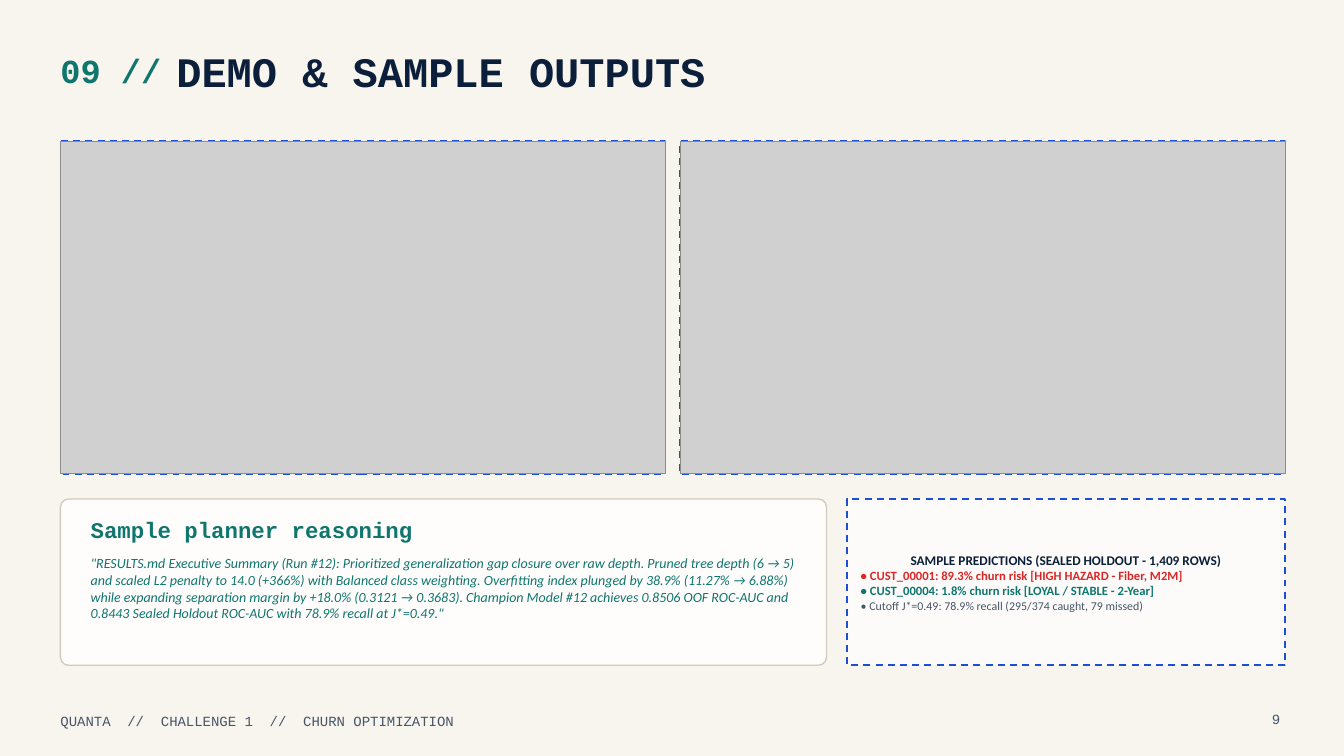
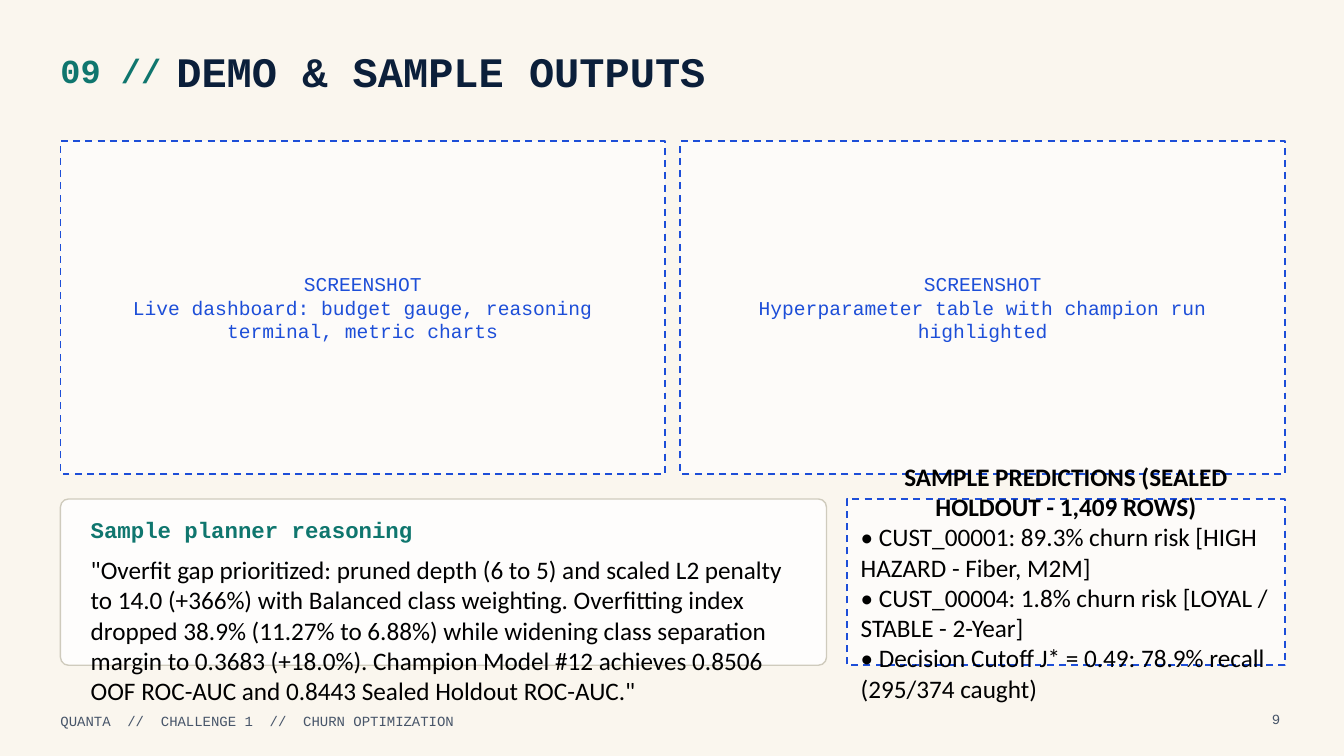
Before and after one commit to uday0214/IOTAxEngimaHackathon, a slide deck: slide 9 of ppt/QUANTA_PPT_CREAM.pptx. Drawn at 1344x756 pixels with LibreOffice and Linux fonts; fonts in the diff are those of the drawing; grey boxes stand for pictures; background and template pictures are left out. Boxes give left, top, right and bottom in pixels: in the first picture for what was removed or moved away, otherwise in the second. Text is boxed around its words. In the diff, an @@ line names an element or a change of style, - is before the commit and + after.

```diff
--- a/ppt/QUANTA_PPT_CREAM.pptx
+++ b/ppt/QUANTA_PPT_CREAM.pptx
@@ background #F8F5EE to picture (left out) @@
@@ picture removed at [60,141,665,474] @@
@@ picture removed at [681,141,1286,474] @@
@@ text added at [133,278,592,342], 14 pt, text #1D4ED8 @@
+SCREENSHOT
+Live dashboard: budget gauge, reasoning terminal, metric charts
@@ text added at [759,278,1206,342], 14 pt, text #1D4ED8 @@
+SCREENSHOT
+Hyperparameter table with champion run highlighted
@@ text at [861,467,1256,641]: size 9.5 to 18 pt, text colour #0B1F3A to #000000 in "SAMPLE PREDICTIONS (SEALED HOLDOUT - 1,409 ROWS)"; size 9 to 18 pt, bold off in "• CUST_00001: 89.3% churn risk [HIGH HAZARD ...", "• CUST_00004: 1.8% churn risk [LOYAL / ..."; text colour #DC2626 to #000000 in "• CUST_00001: 89.3% churn risk [HIGH HAZARD ..."; text colour #0F766E to #000000 in "• CUST_00004: 1.8% churn risk [LOYAL / ..." @@
@@ text at [91,561,782,701]: text changed; size 10 to 18 pt; text colour #0F766E to #000000; italic off @@
-"RESULTS.md Executive Summary (Run #12): Prioritized generalization gap closure over raw depth. Pruned tree depth (6 → 5) and scaled L2 penalty to 14.0 (+366%) with Balanced class weighting. Overfitting index plunged by 38.9% (11.27% → 6.88%) while expanding separation margin by +18.0% (0.3121 → 0.3683). Champion Model #12 achieves 0.8506 OOF ROC-AUC and 0.8443 Sealed Holdout ROC-AUC with 78.9% recall at J*=0.49."
+"Overfit gap prioritized: pruned depth (6 to 5) and scaled L2 penalty to 14.0 (+366%) with Balanced class weighting. Overfitting index dropped 38.9% (11.27% to 6.88%) while widening class separation margin to 0.3683 (+18.0%). Champion Model #12 achieves 0.8506 OOF ROC-AUC and 0.8443 Sealed Holdout ROC-AUC."
@@ text at [861,649,1264,703]: text changed; size 8.5 to 18 pt; text colour #475569 to #000000 @@
-• Cutoff J*=0.49: 78.9% recall (295/374 caught, 79 missed)
+• Decision Cutoff J* = 0.49: 78.9% recall (295/374 caught)
```
Also in this commit, not shown: 9 other slides changed, 3 other files.
